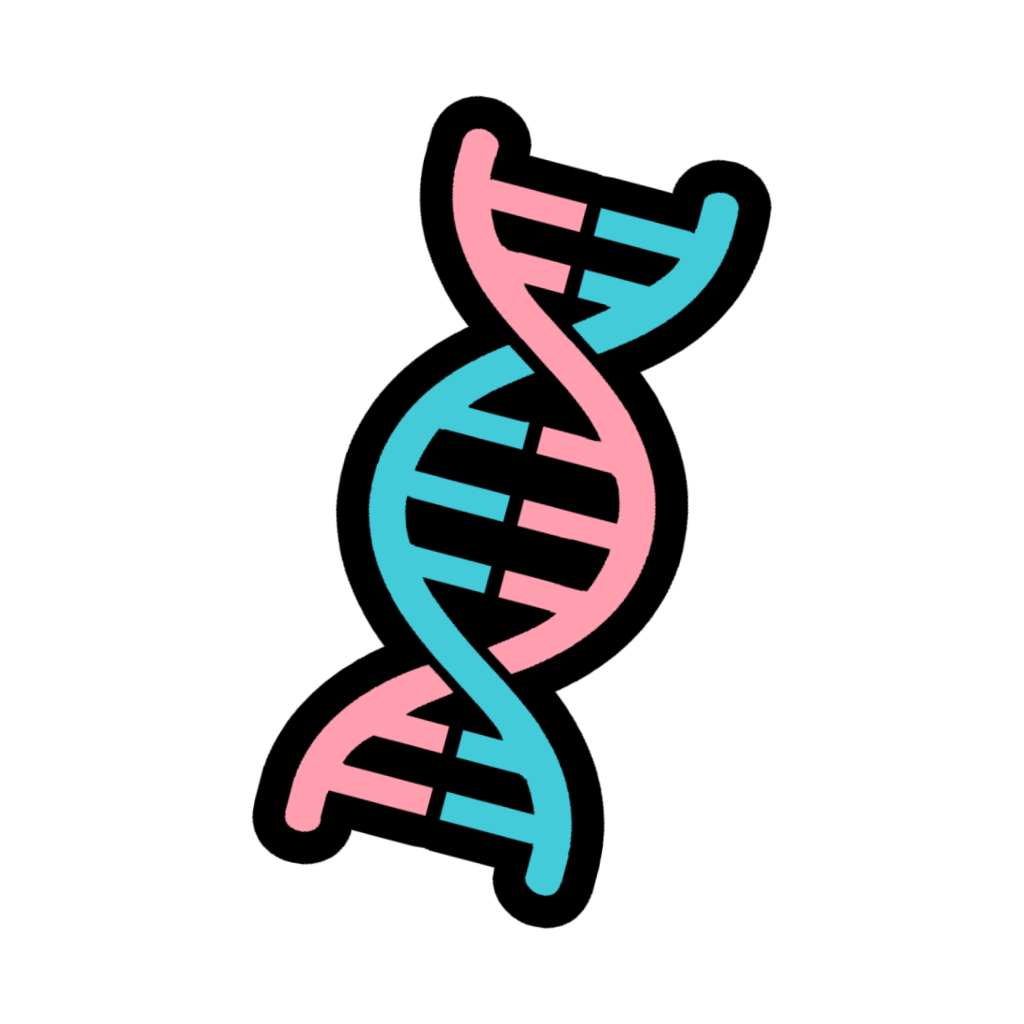
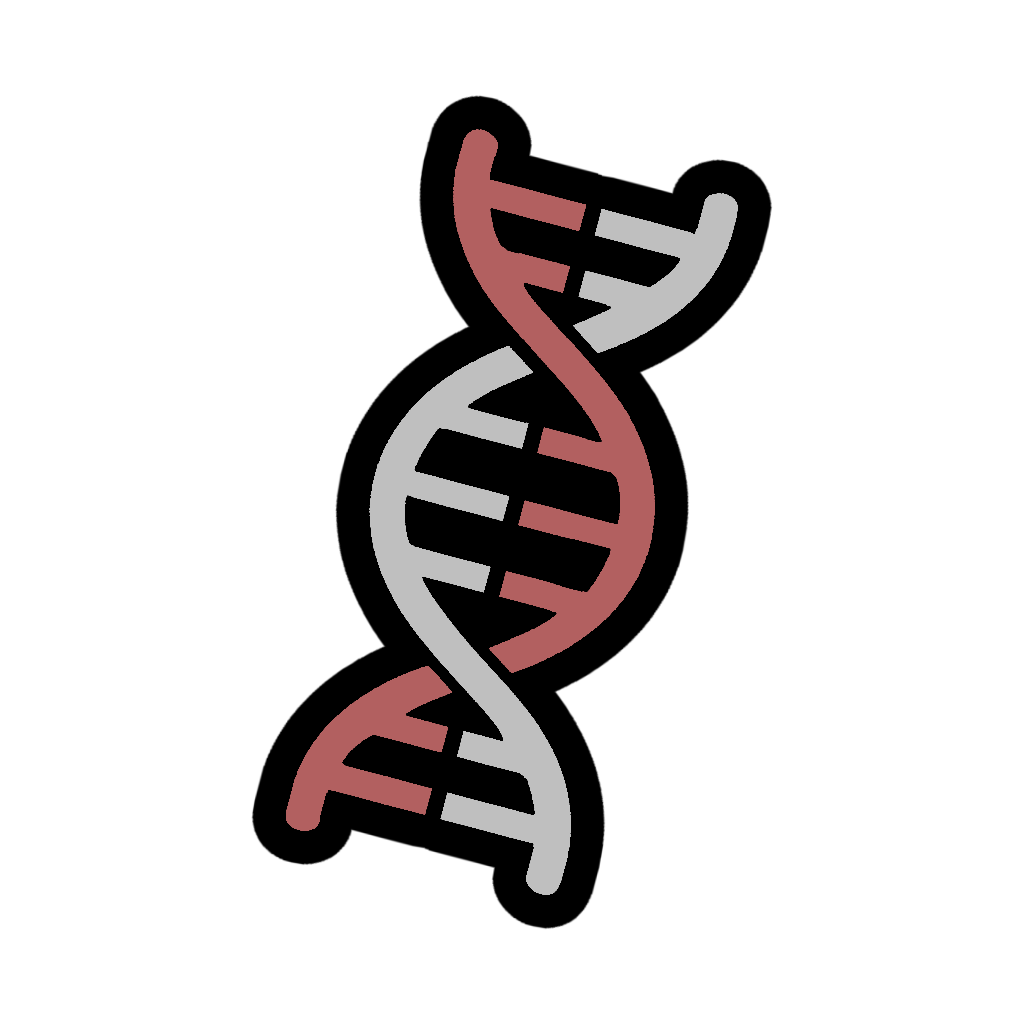
The second w=1024, h=1024 image is a revision of the first. Changes to its layers:
added layer "strand 2" above "strand 1 copy" over 369, 193, 738, 895
added layer "strand 1 copy" above "strand 1" over 286, 129, 655, 831
hid "DNA" over 284, 127, 740, 897
